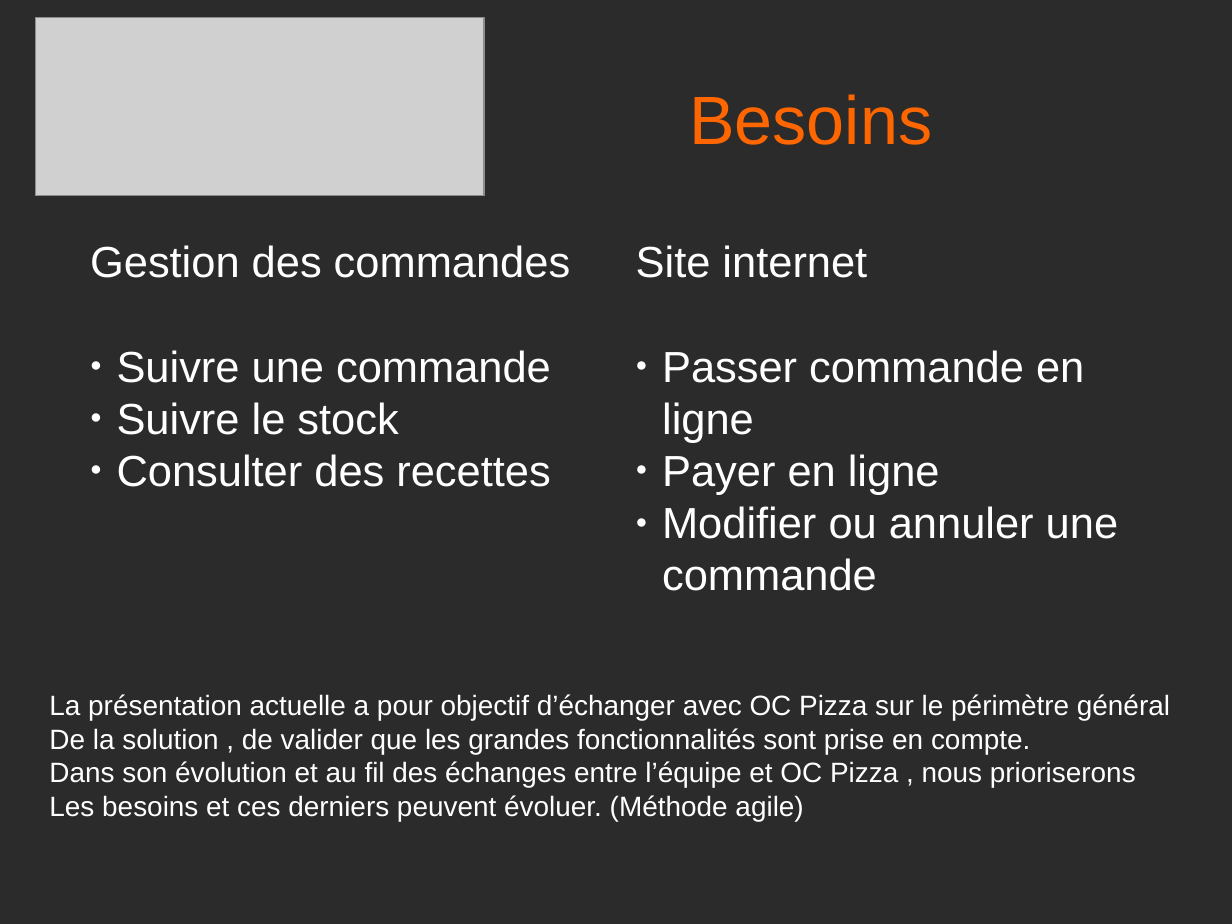
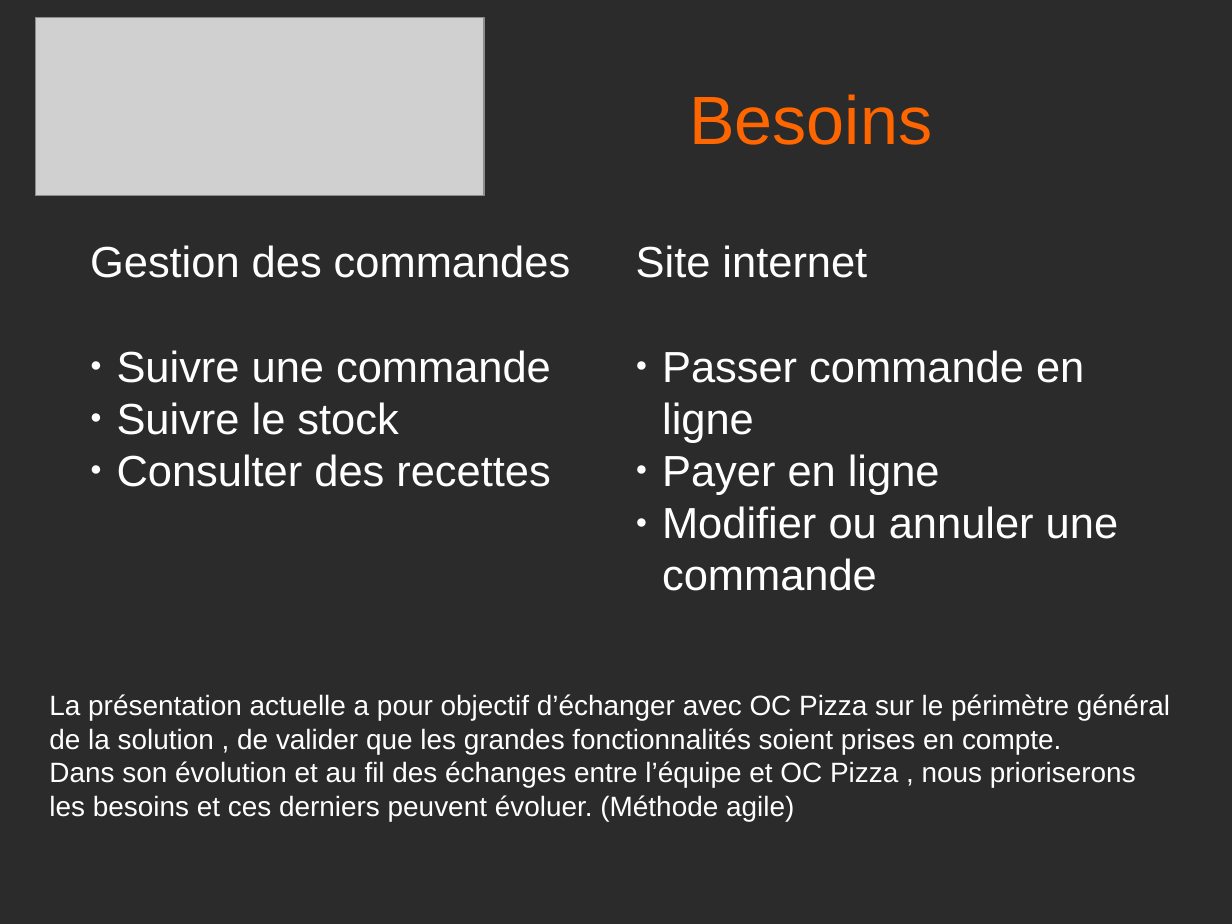
Before and after one commit to horlas/OC_Project4, a slide deck: slide 1 of presentationP4.odp (slide 4 before the commit). Drawn at 1232x924 pixels with LibreOffice and Linux fonts; fonts in the diff are those of the drawing; grey boxes stand for pictures; background and template pictures are left out; a plain dark background stands for a picture behind light text. Boxes give left, top, right and bottom in pixels: in the first picture for what was removed or moved away, otherwise in the second. Text is boxed around its words. In the diff, an @@ line names an element or a change of style, - is before the commit and + after.

```diff
--- a/presentationP4.odp
+++ b/presentationP4.odp
@@ text at [49, 728, 1061, 754]: text changed @@
-De la solution , de valider que les grandes fonctionnalités sont prise en compte.
+de la solution , de valider que les grandes fonctionnalités soient prises en compte.
@@ text at [49, 795, 794, 821]: text changed @@
-Les besoins et ces derniers peuvent évoluer. (Méthode agile)
+les besoins et ces derniers peuvent évoluer. (Méthode agile)
```
Also in this commit, not shown: 3 other slides changed, 3 slides added, 2 slides removed.
